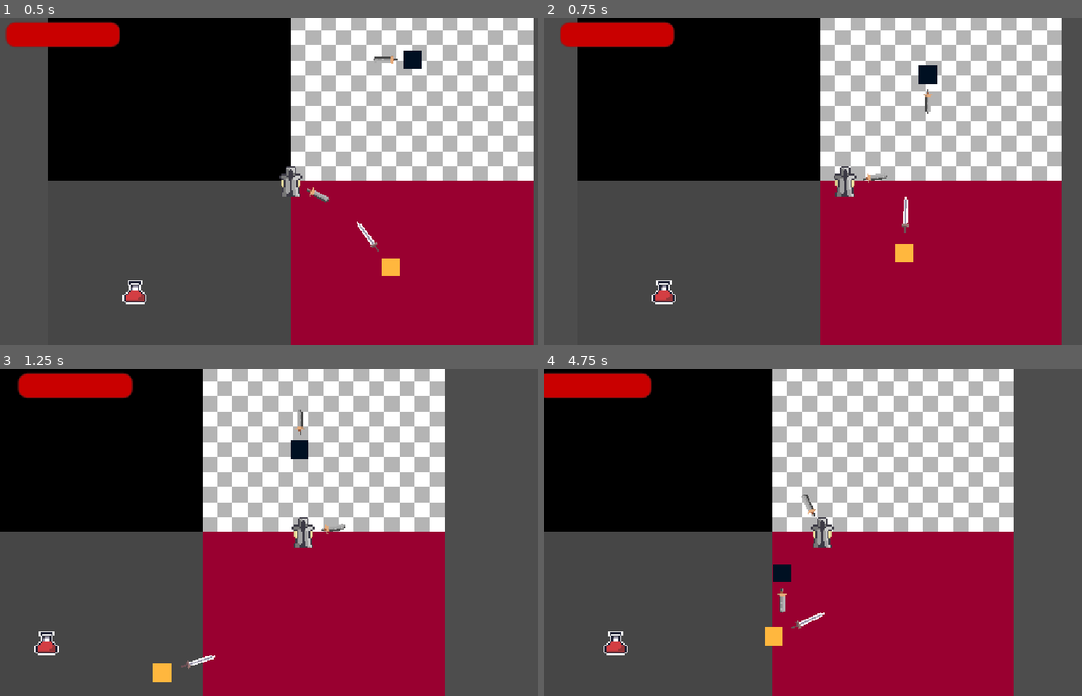
Above: before the commit, frames 1-4 (two rows, left to right).
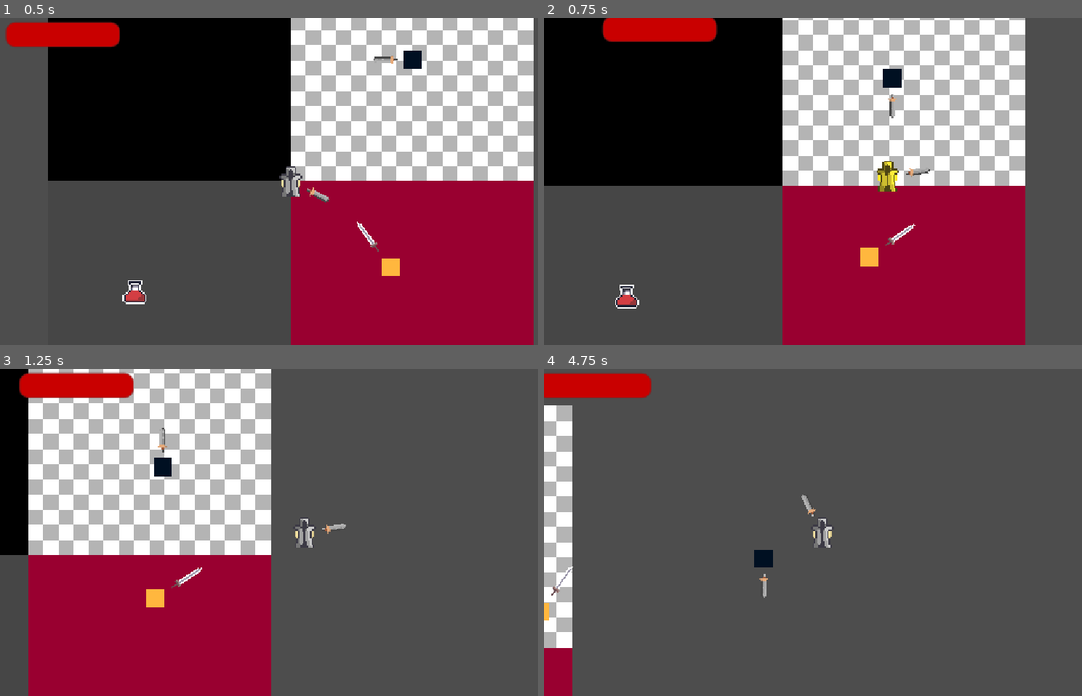
Above: after the commit, the same moments.

Repository: vovashymon-prog/schooldoor_game
Game: Godot game, scene res://scenes/Main.tscn
Same seed, same stepped clock (60 frames per second), same inputs: the game is played once before the commit and once after it.
Inputs (mouse positions are in pixels of both pictures, inside the frame that each line leads up to):
- Up to frame 1 (0.5 s): no input
- Up to frame 2 (0.75 s): move the mouse to (963, 165) at 0.52 s; hold D (right) from 0.53 s (still down); click (963, 165) at 0.6 s
- Up to frame 3 (1.25 s): keep holding D (right)
- Up to frame 4 (4.75 s): move the mouse to (716, 548) at 1.27 s; release D (right) at 1.28 s; hold S (down) 1.28-2.03 s; click (716, 548) at 1.35 s; move the mouse to (893, 460) at 2.02 s; hold D (right) 2.03-2.78 s; click (893, 460) at 2.1 s; move the mouse to (807, 597) at 2.77 s; hold W (up) 2.78-3.53 s; click (807, 597) at 2.85 s; move the mouse to (1006, 581) at 3.52 s; hold A (left) from 3.53 s (still down); click (1006, 581) at 3.6 s; move the mouse to (662, 483) at 4.27 s; click (662, 483) at 4.35 s

Frame 1 is identical in both runs. In frame 2, 30% of the frame differs, in the area x 0-97%, y 0-100%; in frame 3, 68%, in the area x 0-83%, y 0-100%; in frame 4, 67%.
Error before the commit: Invalid call. Nonexistent function 'queuee_free' in base 'Node2D'. (res://scripts/enemy_spinning.gd:76)

Commit message:
Dash prototype

Diff:
--- a/schooldoor-game/project.godot
+++ b/schooldoor-game/project.godot
@@ -56,6 +56,12 @@
 "events": [Object(InputEventKey,"resource_local_to_scene":false,"resource_name":"","device":-1,"window_id":0,"alt_press …(195 unchanged characters)…
 ]
 }
+dash={
+"deadzone": 0.2,
+"events": [Object(InputEventMouseButton,"resource_local_to_scene":false,"resource_name":"","device":-1,"window_id":0,"alt_pressed":false,"shift_pressed":false,"ctrl_pressed":false,"meta_pressed":false,"button_mask":0,"position":Vector2(0, 0),"global_position":Vector2(0, 0),"factor":1.0,"button_index":1,"canceled":false,"pressed":false,"double_click":false,"script":null)
+, Object(InputEventKey,"resource_local_to_scene":false,"resource_name":"","device":-1,"window_id":0,"alt_pressed":false,"shift_pressed":false,"ctrl_pressed":false,"meta_pressed":false,"pressed":false,"keycode":0,"physical_keycode":4194325,"key_label":0,"unicode":0,"location":0,"echo":false,"script":null)
+]
+}
 
 [layer_names]
 
--- a/schooldoor-game/scripts/Player.gd
+++ b/schooldoor-game/scripts/Player.gd
@@ -5,6 +5,9 @@
 @export var max_hp := 100
 var hp := 100
 var is_invul := false
+var can_dash := true
+var is_dashing := false
+var dash_dir
 
 @export var sword_item: Item
 @onready var sword = $sword
@@ -25,20 +28,20 @@
 	if sword_item: sword.get_child(0).texture = sword_item.texture
 	update_hp_bar()
 
-func process_invul():
+func process_invul(time = 0.33):
 	is_invul = true
-	await get_tree().create_timer(0.33).timeout
+	await get_tree().create_timer(time).timeout
 	is_invul = false
 
 func update_hp_bar():
 	$HPBar.value = hp
 
-func take_damage_anim():
+func flash_anim(col = Color(7.759, 7.759, 7.759, 1.0), time = 0.16):
 	var tween = get_tree().create_tween()
-	tween.tween_property(player_sprite, "modulate", Color(7.759, 7.759, 7.759, 1.0), 0.16)
+	tween.tween_property(player_sprite, "modulate", col, time)
 	tween.play()
 	await tween.finished; tween.kill(); tween = create_tween()
-	tween.tween_property(player_sprite, "modulate", Color("ffffffff"), 0.16)
+	tween.tween_property(player_sprite, "modulate", Color("ffffffff"), time)
 	tween.play()
 
 func die():
@@ -48,7 +51,7 @@
 	if !is_invul:
 		hp -= amount
 		update_hp_bar()
-		take_damage_anim()
+		flash_anim()
 		print(hp)
 		process_invul()
 		if hp <= 0:
@@ -75,6 +78,16 @@
 	pause_menu.scale = Vector2(0.33, 0.33)
 	add_child(pause_menu)
 
+func dash():
+	is_dashing = true
+	dash_dir = global_position.direction_to(get_global_mouse_position())
+	process_invul(0.25)
+	flash_anim(Color(1.263, 1.166, 0.288, 1.0), 0.12)
+	await get_tree().create_timer(0.24).timeout
+	is_dashing = false
+	await get_tree().create_timer(0.75).timeout
+	can_dash = true
+
 func _process(delta):
 	var player_input = get_input()
 
@@ -82,6 +95,13 @@
 		resume()
 	elif Input.is_action_just_pressed("pause"):
 		pause()
+	# DASHING
+	if is_dashing:
+		velocity = lerp(velocity, dash_dir * speed * 5, accelration * delta)
+		move_and_slide()
+	if Input.is_action_just_pressed("dash") && can_dash:
+		dash()
+		can_dash = false
 	# WALKING
 	velocity = lerp(velocity, player_input * speed, accelration * delta)
 	move_and_slide()
--- a/schooldoor-game/scripts/enemy_spinning.gd
+++ b/schooldoor-game/scripts/enemy_spinning.gd
@@ -73,7 +73,7 @@
 
 func clear_orbit():
 	if player_orbit != null: player_orbit.queue_free()
-	if bobber != null: bobber.queuee_free()
+	if bobber != null: bobber.queue_free()
 
 func _process(delta):
 	# WALKING
@@ -90,8 +90,6 @@
 		move_and_slide()
 
 	# SWORD
-	#var direction = global_position.direction_to(get_global_mouse_position())
-	#var angle = direction.angle()
 	if max_swing == 0:
 		if sword_item && !inverted_spinning: sword.rotation += -sword_item.speed * delta
 		elif sword_item && inverted_spinning: sword.rotation += sword_item.speed * delta
